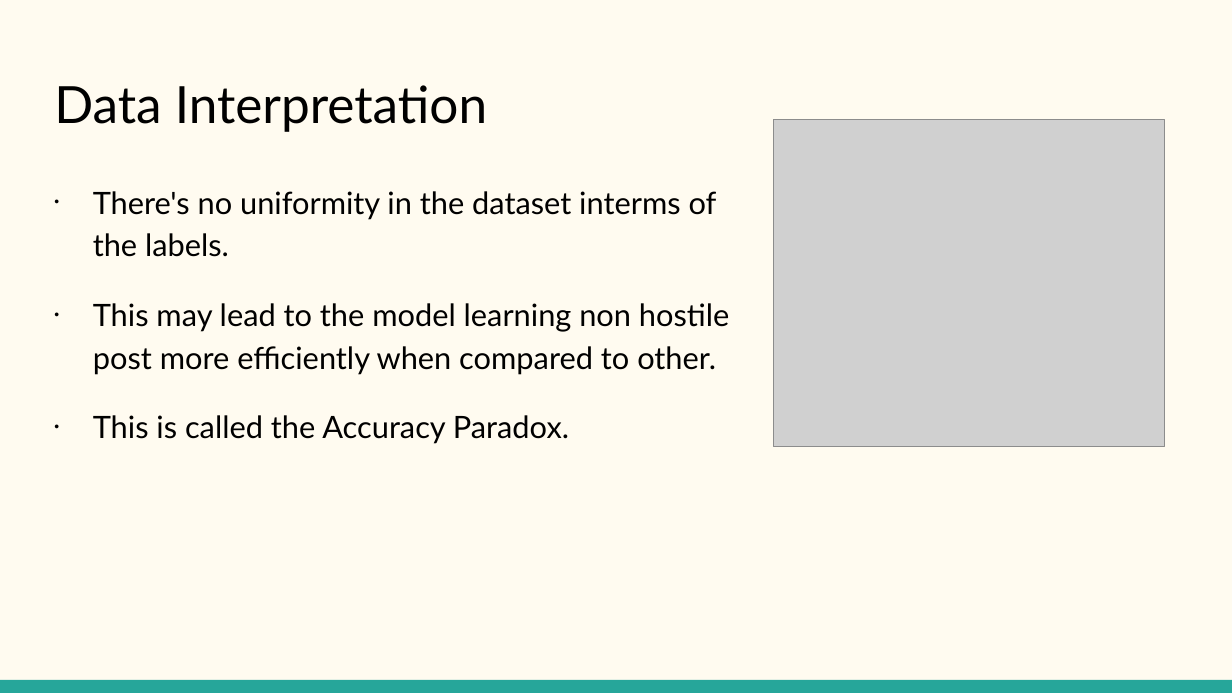
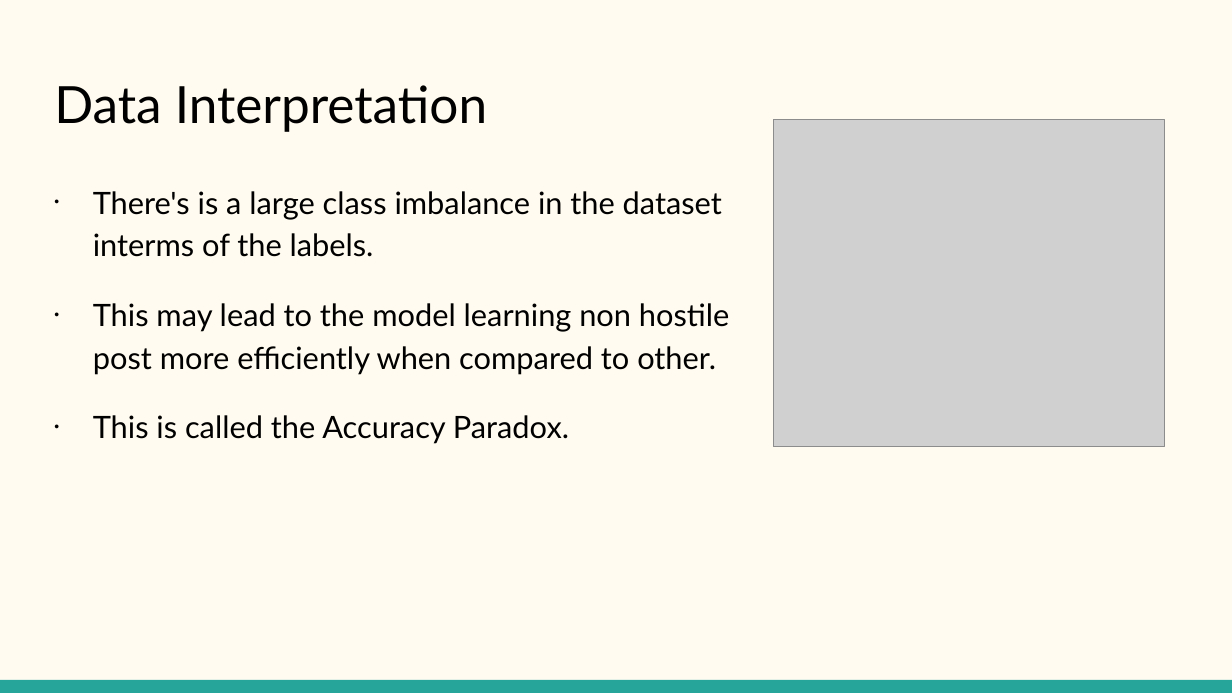
Before and after one commit to VarunBohara/Mini-Project-Documents, a slide deck: slide 7 of DMA Course Project.pptx. Drawn at 1232x693 pixels with LibreOffice and Linux fonts; fonts in the diff are those of the drawing; grey boxes stand for pictures. Boxes give left, top, right and bottom in pixels: in the first picture for what was removed or moved away, otherwise in the second. Text is boxed around its words. In the diff, an @@ line names an element or a change of style, - is before the commit and + after.

```diff
--- a/DMA Course Project.pptx
+++ b/DMA Course Project.pptx
@@ text at (x1=93, y1=191, x2=722, y2=257): text changed @@
-• There's no uniformity in the dataset interms of
-  the labels.
+• There's is a large class imbalance in the dataset
+  interms of the labels.
```
Also in this commit, not shown: 1 other slide changed.
